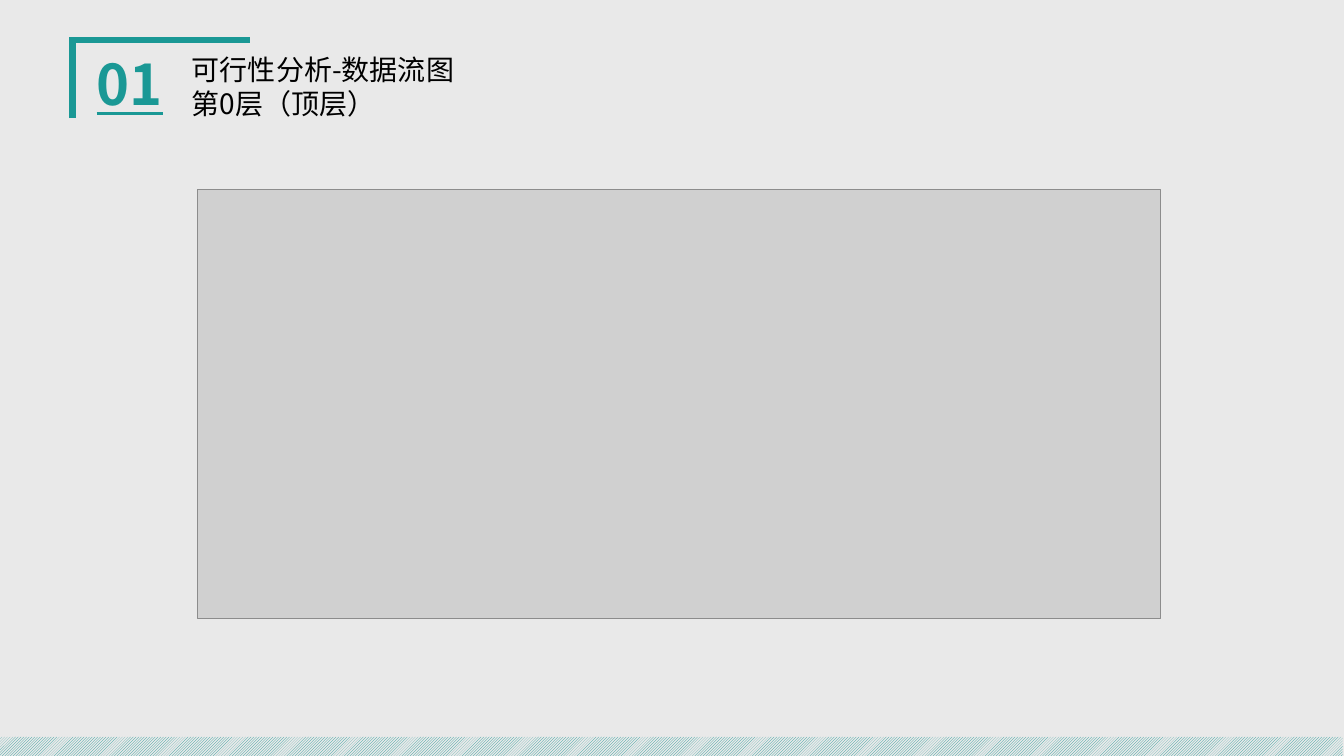
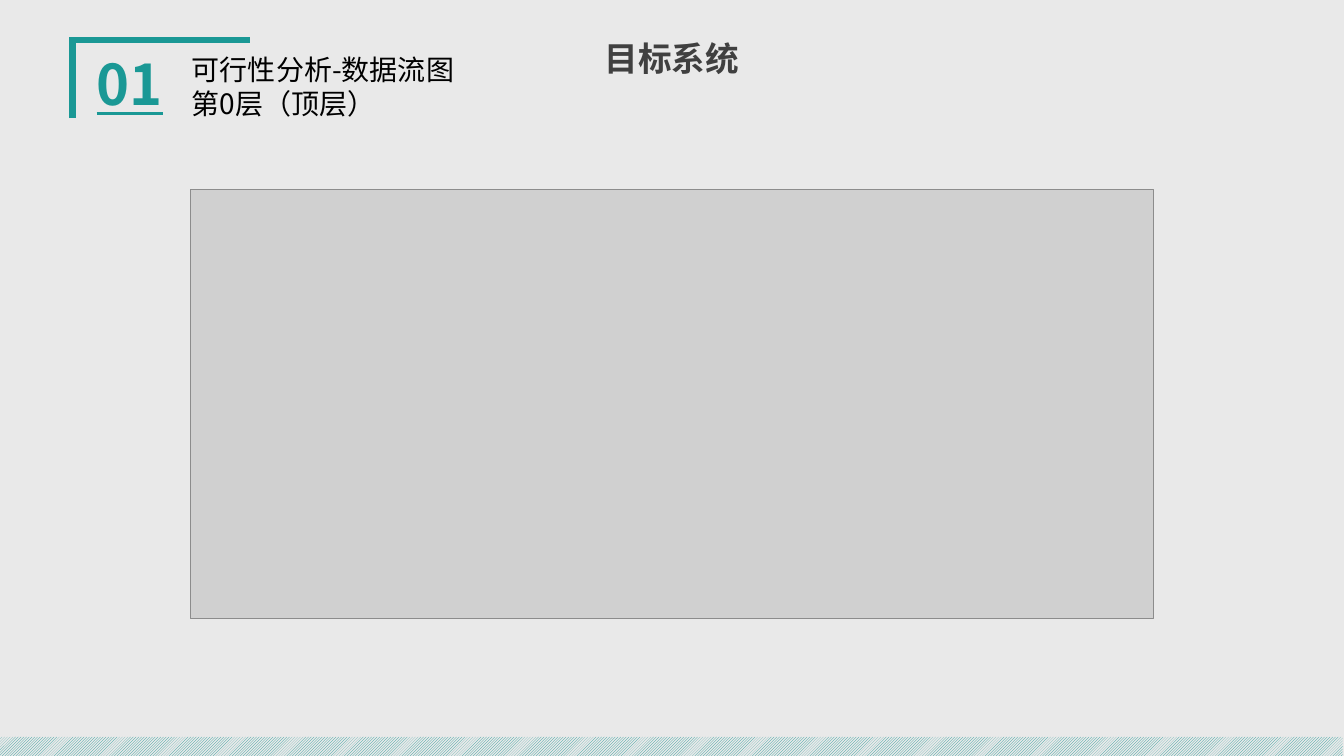
Before and after one commit to SailHe/lost_and_found, a slide deck: slide 5 of docs/失物招领答辩PPT.pptx (slide 7 before the commit). Drawn at 1344x756 pixels with LibreOffice and Linux fonts; fonts in the diff are those of the drawing; grey boxes stand for pictures. Boxes give left, top, right and bottom in pixels: in the first picture for what was removed or moved away, otherwise in the second. Text is boxed around its words. In the diff, an @@ line names an element or a change of style, - is before the commit and + after.

```diff
--- a/docs/失物招领答辩PPT.pptx
+++ b/docs/失物招领答辩PPT.pptx
@@ text added at box(605, 42, 739, 74), 24 pt, text #404040, bold @@
+目标系统
@@ picture: place and size @@
-picture at box(198, 190, 1162, 619)
+picture at box(191, 190, 1154, 619)
```
Also in this commit, not shown: 4 other slides changed, 37 slides added, 4 slides removed, 1 other file.
